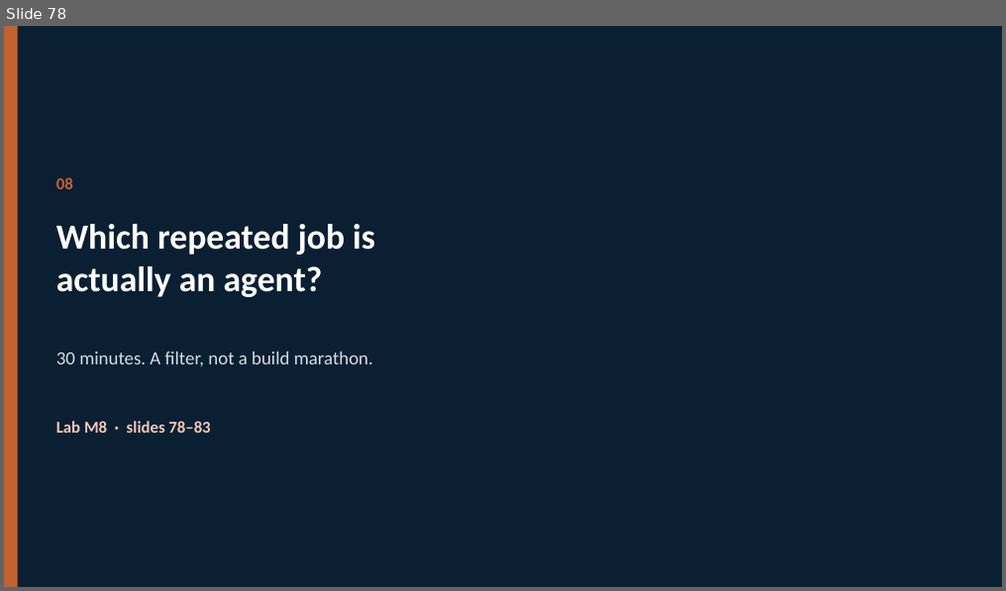
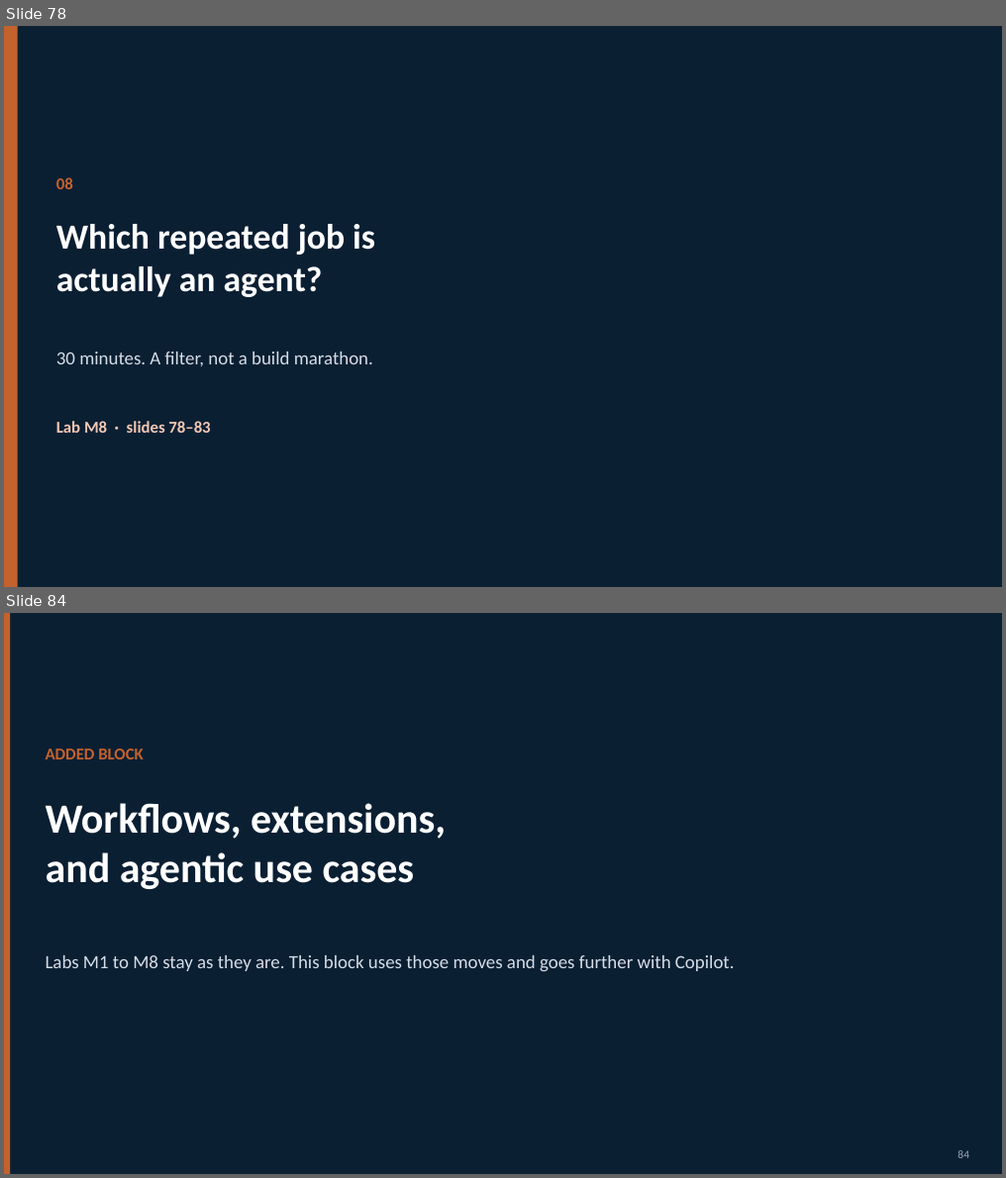
Before and after one commit to vikash-verma-profile/copiolot-bajaj-Tech, a slide deck: content/Copilot.pptx. Shown one above the other, each under a label of ours: slide 78 before the commit, slides 78 and 84 after it; the slides between them are not shown. The pictures are 1006x591 and 1006x1178 pixels, drawn with LibreOffice and Linux fonts; fonts in the diff are those of the drawing. Boxes give left, top, right and bottom in pixels: in the first picture for what was removed or moved away, otherwise in the second. Text is boxed around its words. In the diff, an @@ line names an element or a change of style, - is before the commit and + after.

```diff
--- a/content/Copilot.pptx
+++ b/content/Copilot.pptx
@@ slide 84 added at bbox=[4, 613, 1002, 1174], background #0B1F33 @@
@@ rectangle added at bbox=[4, 613, 10, 1174], fill #C4622D @@
@@ text added at bbox=[46, 749, 144, 760], 16 pt, text #C4622D, bold @@
+ADDED BLOCK
@@ text added at bbox=[46, 803, 446, 889], 40 pt, text #FFFFFF, bold @@
+Workflows, extensions,
+and agentic use cases
@@ text added at bbox=[46, 956, 735, 972], 18 pt, text #D5DDE6 @@
+Labs M1 to M8 stay as they are. This block uses those moves and goes further with Copilot.
@@ text added at bbox=[957, 1151, 969, 1158], 11 pt, text #8FA4B8 @@
+84
```
Also in this commit, not shown: 68 slides changed, 31 other slides added, 8 other files.
